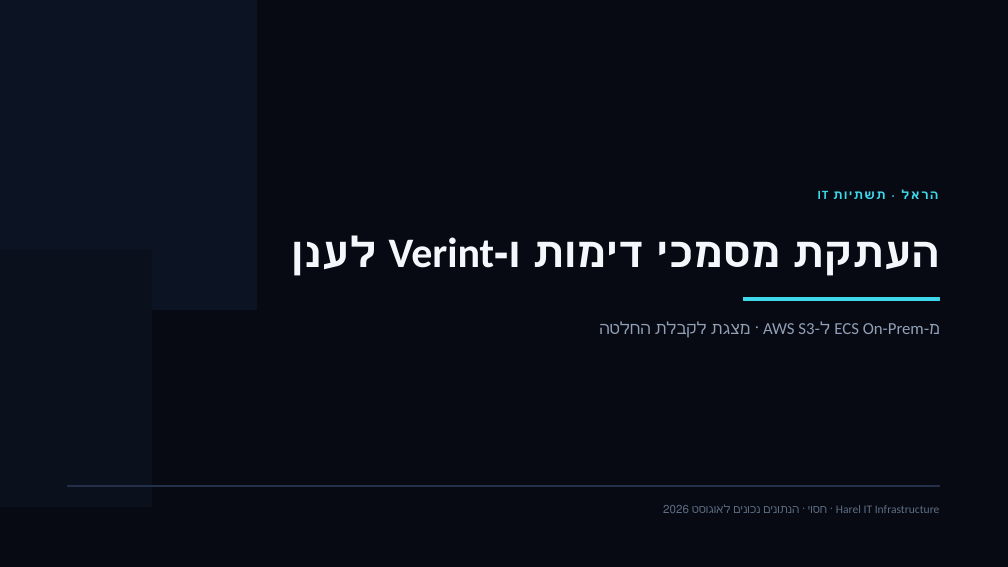
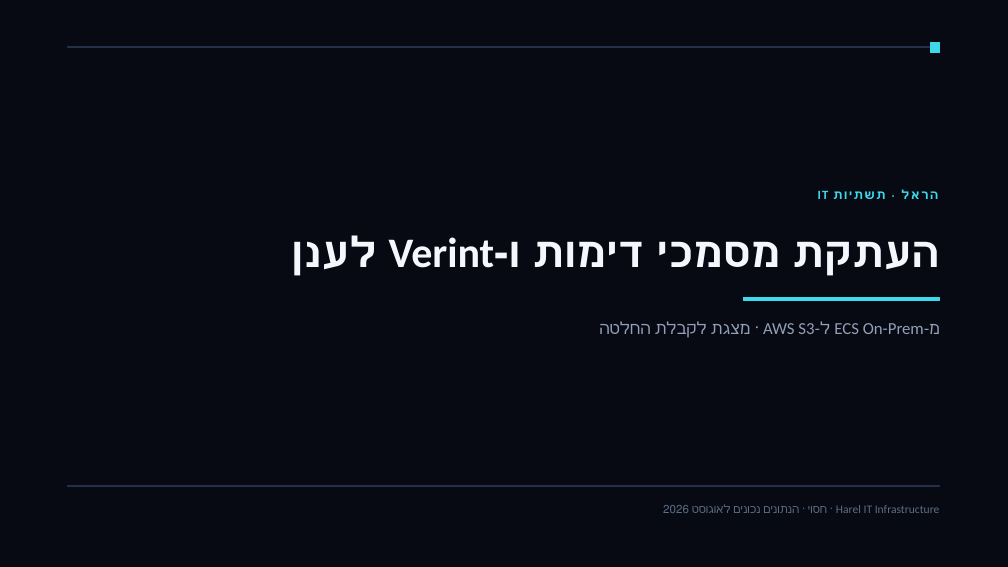
Before and after one commit to arielga5-code/Finops, a slide deck: slide 1 of presentations/ecs-to-s3/Harel_ECS_to_S3_CIO.pptx. Drawn at 1008x567 pixels with LibreOffice and Linux fonts; fonts in the diff are those of the drawing. Boxes give left, top, right and bottom in pixels: in the first picture for what was removed or moved away, otherwise in the second. Text is boxed around its words. In the diff, an @@ line names an element or a change of style, - is before the commit and + after.

```diff
--- a/presentations/ecs-to-s3/Harel_ECS_to_S3_CIO.pptx
+++ b/presentations/ecs-to-s3/Harel_ECS_to_S3_CIO.pptx
@@ rectangle removed at [0, 0, 257, 310] @@
@@ rectangle added at [68, 47, 940, 48], fill #23304A, outline #23304A 1 pt @@
@@ rectangle added at [930, 42, 940, 52], fill #3DD9EB, outline #3DD9EB 1 pt @@
@@ rectangle removed at [0, 250, 151, 507] @@
```
Also in this commit, not shown: 1 other slide changed, 1 other file.
